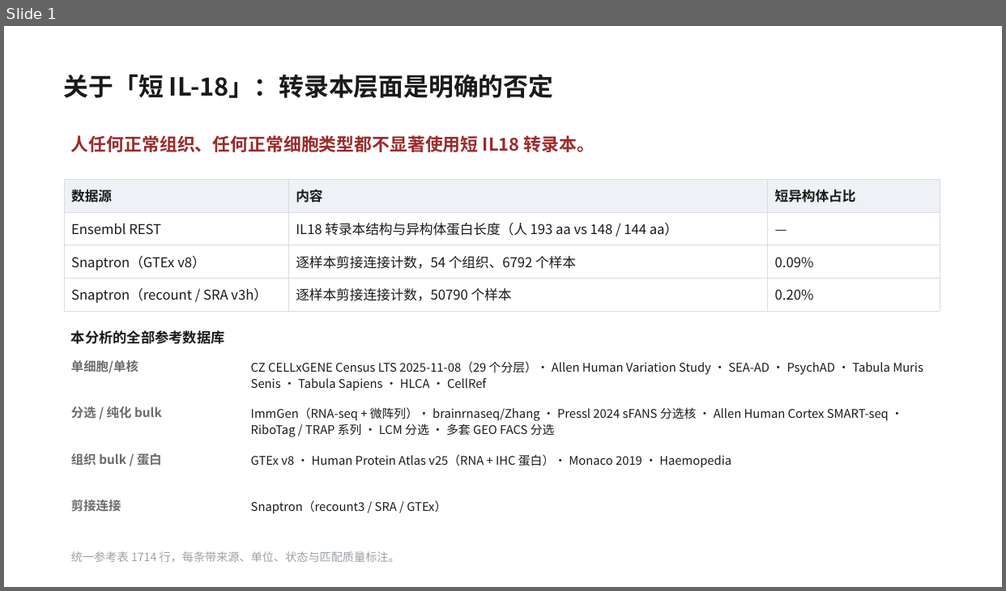
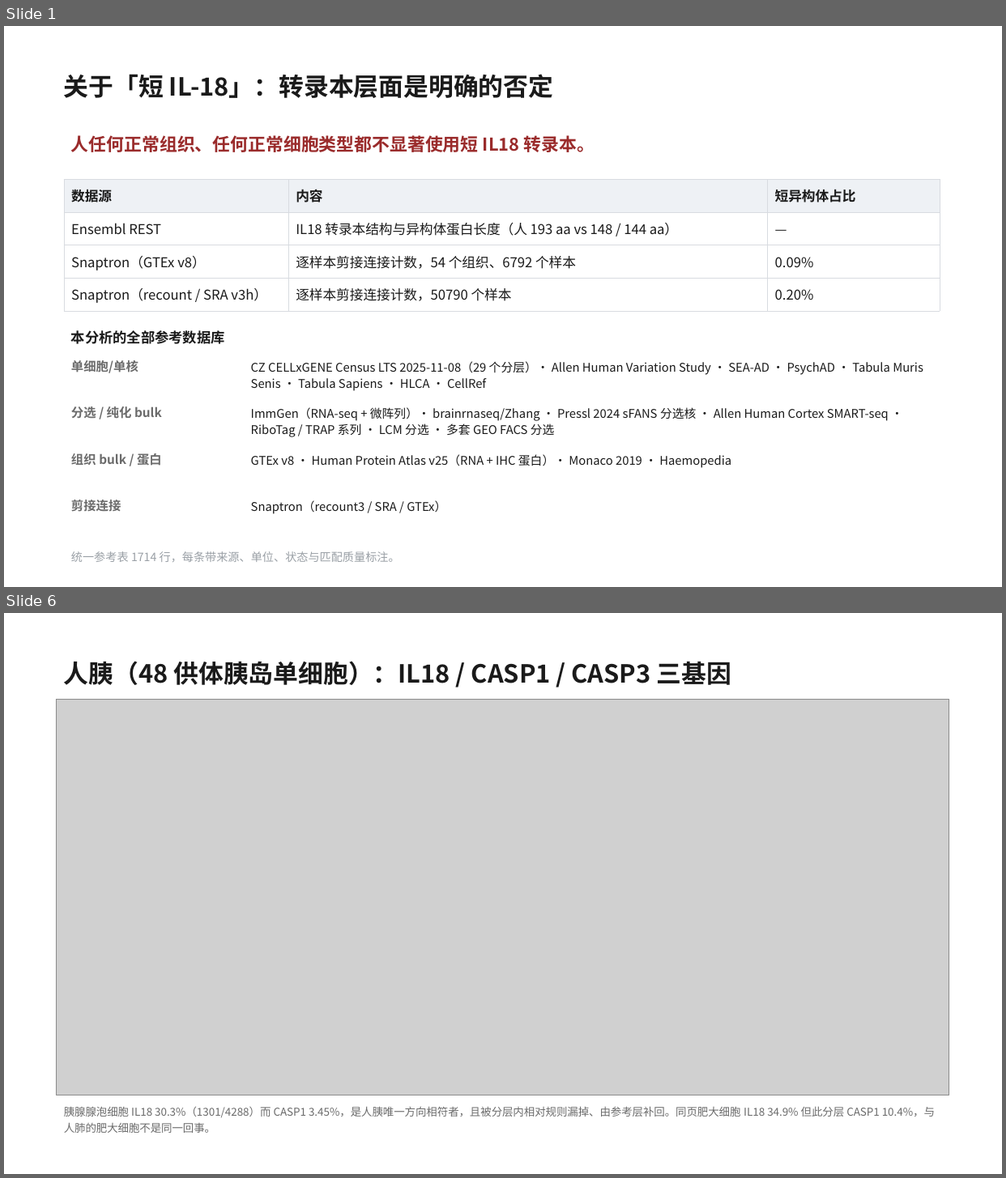
Before and after one commit to 7c96bzczcj-prog/aaa, a slide deck: il18_casp5organ/IL18_CASP_五器官筛选.pptx. Shown one above the other, each under a label of ours: slide 1 before the commit, slides 1 and 6 after it; the slides between them are not shown. The pictures are 1006x591 and 1006x1178 pixels, drawn with LibreOffice and Linux fonts; fonts in the diff are those of the drawing; grey boxes stand for pictures. Boxes give left, top, right and bottom in pixels: in the first picture for what was removed or moved away, otherwise in the second. Text is boxed around its words. In the diff, an @@ line names an element or a change of style, - is before the commit and + after.

```diff
--- a/il18_casp5organ/IL18_CASP_五器官筛选.pptx
+++ b/il18_casp5organ/IL18_CASP_五器官筛选.pptx
@@ slide 6 added at bbox=[4, 613, 1002, 1174], background #FFFFFF @@
@@ text added at bbox=[64, 661, 731, 685], 24 pt, text #1A1A1A, bold @@
+人胰（48 供体胰岛单细胞）：IL18 / CASP1 / CASP3 三基因
@@ picture added at bbox=[57, 699, 949, 1096] @@
@@ text added at bbox=[64, 1106, 935, 1133], 10.5 pt, text #6B6B6B @@
+胰腺腺泡细胞 IL18 30.3%（1301/4288）而 CASP1 3.45%，是人胰唯一方向相符者，且被分层内相对规则漏掉、由参考层补回。同页肥大细胞 IL18 34.9% 但此分层 CASP1 10.4%，与人肺的肥大细胞不是同一回事。
```
Also in this commit, not shown: 4 slides changed, 7 other slides added, 15 other files.
